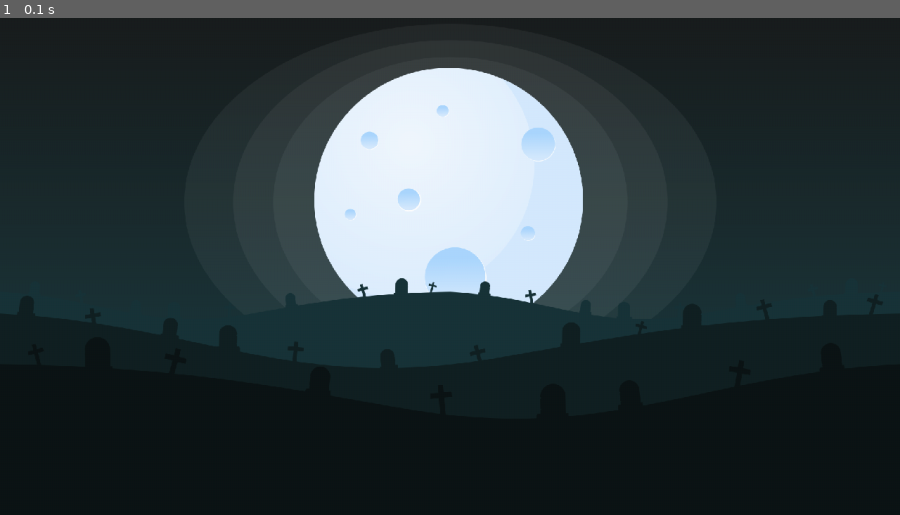
Above: before the commit, frame 1.
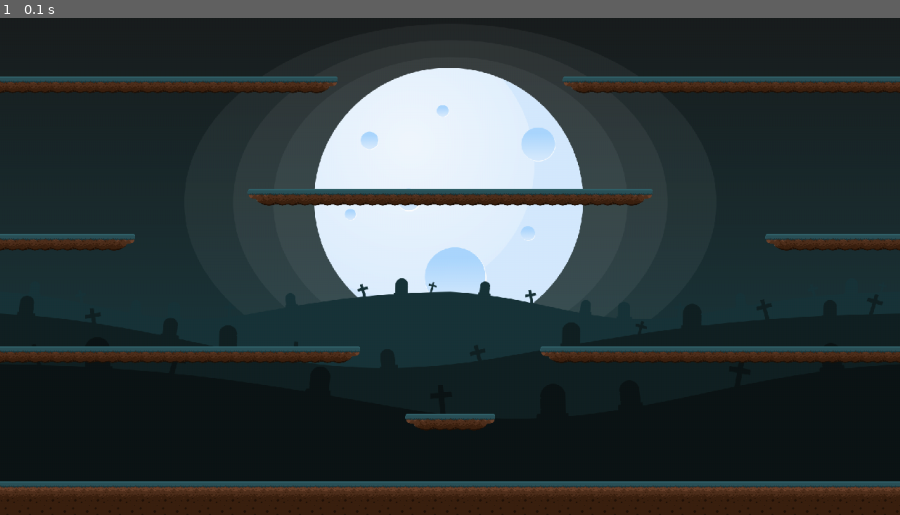
Above: after the commit, the same moment.

Repository: JesusCRIS90/PyGame_Ex
Game: pygame game, started from Zombie Game/ZombieGame.py
Two runs of this game, one before a commit and one after it. Both use one fixed random seed, a clock stepped at 60 frames per second and the inputs below.
Inputs:
- Up to frame 1 (0.1 s): no input

The runs differ from the first frame. In frame 1, 14% of the frame differs, in the area x 0-100%, y 11-100%.

Commit message:
[MOD] Zombie Game v0.1

Diff:
--- /dev/null
+++ b/Zombie Game/Assets/levels/level_1.json
@@ -0,0 +1,27 @@
+{
+    "level":[
+        [0, 0, 0, 0, 0, 0, 0, 0, 0, 0, 0, 0, 0, 0, 0, 0, 0, 0, 0, 0, 0, 0, 0, 0, 0, 0, 0, 0, 0, 0, 0, 0, 0, 0, 0, 0, 0, 0, 0, 0],
+        [0, 0, 0, 0, 0, 0, 0, 0, 0, 0, 0, 0, 0, 0, 0, 0, 0, 0, 0, 0, 0, 0, 0, 0, 0, 0, 0, 0, 0, 0, 0, 0, 0, 0, 0, 0, 0, 0, 0, 0],
+        [7, 0, 0, 0, 0, 0, 0, 0, 0, 0, 0, 0, 0, 0, 0, 0, 0, 0, 0, 0, 0, 0, 0, 0, 0, 0, 0, 0, 0, 0, 0, 0, 0, 0, 0, 0, 0, 0, 8, 0],
+        [4, 4, 4, 4, 4, 4, 4, 4, 4, 4, 4, 4, 4, 4, 5, 0, 0, 0, 0, 6, 0, 0, 0, 0, 0, 3, 4, 4, 4, 4, 4, 4, 4, 4, 4, 4, 4, 4, 4, 4],
+        [0, 0, 0, 0, 0, 0, 0, 0, 0, 0, 0, 0, 0, 0, 0, 0, 0, 0, 0, 0, 0, 0, 0, 0, 0, 0, 0, 0, 0, 0, 0, 0, 0, 0, 0, 0, 0, 0, 0, 0],
+        [0, 0, 0, 0, 0, 0, 0, 0, 0, 0, 0, 0, 0, 0, 0, 0, 0, 0, 0, 0, 0, 0, 0, 0, 0, 0, 0, 0, 0, 0, 0, 0, 0, 0, 0, 0, 0, 0, 0, 0],
+        [0, 0, 0, 0, 0, 0, 0, 0, 0, 0, 0, 0, 0, 0, 0, 0, 0, 0, 0, 0, 0, 0, 0, 0, 0, 0, 0, 0, 0, 0, 0, 0, 0, 0, 0, 0, 0, 0, 0, 0],
+        [0, 0, 0, 0, 0, 0, 0, 0, 0, 0, 0, 0, 0, 0, 0, 0, 0, 0, 0, 0, 0, 0, 0, 0, 0, 0, 0, 0, 0, 0, 0, 0, 0, 0, 0, 0, 0, 0, 0, 0],
+        [0, 0, 0, 0, 0, 0, 0, 0, 0, 0, 0, 3, 4, 4, 4, 4, 4, 4, 4, 4, 4, 4, 4, 4, 4, 4, 4, 4, 5, 0, 0, 0, 0, 0, 0, 0, 0, 0, 0, 0],
+        [0, 0, 0, 0, 0, 0, 0, 0, 0, 0, 0, 0, 0, 0, 0, 0, 0, 0, 0, 0, 0, 0, 0, 0, 0, 0, 0, 0, 0, 0, 0, 0, 0, 0, 0, 0, 0, 0, 0, 0],
+        [4, 4, 4, 4, 4, 5, 0, 0, 0, 0, 0, 0, 0, 0, 0, 0, 0, 0, 0, 0, 0, 0, 0, 0, 0, 0, 0, 0, 0, 0, 0, 0, 0, 0, 3, 4, 4, 4, 4, 4],
+        [0, 0, 0, 0, 0, 0, 0, 0, 0, 0, 0, 0, 0, 0, 0, 0, 0, 0, 0, 0, 0, 0, 0, 0, 0, 0, 0, 0, 0, 0, 0, 0, 0, 0, 0, 0, 0, 0, 0, 0],
+        [0, 0, 0, 0, 0, 0, 0, 0, 0, 0, 0, 0, 0, 0, 0, 0, 0, 0, 0, 0, 0, 0, 0, 0, 0, 0, 0, 0, 0, 0, 0, 0, 0, 0, 0, 0, 0, 0, 0, 0],
+        [0, 0, 0, 0, 0, 0, 0, 0, 0, 0, 0, 0, 0, 0, 0, 0, 0, 0, 0, 0, 0, 0, 0, 0, 0, 0, 0, 0, 0, 0, 0, 0, 0, 0, 0, 0, 0, 0, 0, 0],
+        [0, 0, 0, 0, 0, 0, 0, 0, 0, 0, 0, 0, 0, 0, 0, 0, 0, 0, 0, 0, 0, 0, 0, 0, 0, 0, 0, 0, 0, 0, 0, 0, 0, 0, 0, 0, 0, 0, 0, 0],
+        [4, 4, 4, 4, 4, 4, 4, 4, 4, 4, 4, 4, 4, 4, 4, 5, 0, 0, 0, 0, 0, 0, 0, 0, 3, 4, 4, 4, 4, 4, 4, 4, 4, 4, 4, 4, 4, 4, 4, 4],
+        [0, 0, 0, 0, 0, 0, 0, 0, 0, 0, 0, 0, 0, 0, 0, 0, 0, 0, 0, 0, 0, 0, 0, 0, 0, 0, 0, 0, 0, 0, 0, 0, 0, 0, 0, 0, 0, 0, 0, 0],
+        [0, 0, 0, 0, 0, 0, 0, 0, 0, 0, 0, 0, 0, 0, 0, 0, 0, 0, 0, 0, 9, 0, 0, 0, 0, 0, 0, 0, 0, 0, 0, 0, 0, 0, 0, 0, 0, 0, 0, 0],
+        [0, 0, 0, 0, 0, 0, 0, 0, 0, 0, 0, 0, 0, 0, 0, 0, 0, 0, 3, 4, 4, 5, 0, 0, 0, 0, 0, 0, 0, 0, 0, 0, 0, 0, 0, 0, 0, 0, 0, 0],
+        [0, 0, 0, 0, 0, 0, 0, 0, 0, 0, 0, 0, 0, 0, 0, 0, 0, 0, 0, 0, 0, 0, 0, 0, 0, 0, 0, 0, 0, 0, 0, 0, 0, 0, 0, 0, 0, 0, 0, 0],
+        [8, 0, 0, 0, 0, 0, 0, 0, 0, 0, 0, 0, 0, 0, 0, 0, 0, 0, 0, 0, 0, 0, 0, 0, 0, 0, 0, 0, 0, 0, 0, 0, 0, 0, 0, 0, 0, 0, 7, 0],
+        [2, 2, 2, 2, 2, 2, 2, 2, 2, 2, 2, 2, 2, 2, 2, 2, 2, 2, 2, 2, 2, 2, 2, 2, 2, 2, 2, 2, 2, 2, 2, 2, 2, 2, 2, 2, 2, 2, 2, 2],
+        [1, 1, 1, 1, 1, 1, 1, 1, 1, 1, 1, 1, 1, 1, 1, 1, 1, 1, 1, 1, 1, 1, 1, 1, 1, 1, 1, 1, 1, 1, 1, 1, 1, 1, 1, 1, 1, 1, 1, 1]
+    ]
+}
--- a/Zombie Game/ImageRegister.py
+++ b/Zombie Game/ImageRegister.py
@@ -173,11 +173,11 @@
 
     def _Load_Levels_Sprites_( self ):
 
-        # self.Sprite_Dictionary.update( { Levels_Sprites_Types.DIRT_PLATFORM: pygame.transform.scale(pygame.image.load("Asset/images/tiles/Tile (1).png"), (32,32)) } )
-        # self.Sprite_Dictionary.update( { Levels_Sprites_Types.LITTLE_CENTRAL_PLATFORM: pygame.transform.scale(pygame.image.load("Asset/images/tiles/Tile (4).png"), (32,32)) } )
-        # self.Sprite_Dictionary.update( { Levels_Sprites_Types.BIG_CENTRAL_PLATFORM: pygame.transform.scale(pygame.image.load("Asset/images/tiles/Tile (2).png"), (32,32)) } )
-        # self.Sprite_Dictionary.update( { Levels_Sprites_Types.LEFT_PLATFORM: pygame.transform.scale(pygame.image.load("Asset/images/tiles/Tile (3).png"), (32,32)) } )
-        # self.Sprite_Dictionary.update( { Levels_Sprites_Types.RIGTH_PLATFORM: pygame.transform.scale(pygame.image.load("Asset/images/tiles/Tile (5).png"), (32,32)) } )
+        self.Sprite_Dictionary.update( { Levels_Sprites_Types.DIRT_PLATFORM: pygame.transform.scale(pygame.image.load("Assets/images/tiles/Tile (1).png"), (32,32)) } )
+        self.Sprite_Dictionary.update( { Levels_Sprites_Types.LITTLE_CENTRAL_PLATFORM: pygame.transform.scale(pygame.image.load("Assets/images/tiles/Tile (4).png"), (32,32)) } )
+        self.Sprite_Dictionary.update( { Levels_Sprites_Types.BIG_CENTRAL_PLATFORM: pygame.transform.scale(pygame.image.load("Assets/images/tiles/Tile (2).png"), (32,32)) } )
+        self.Sprite_Dictionary.update( { Levels_Sprites_Types.LEFT_PLATFORM: pygame.transform.scale(pygame.image.load("Assets/images/tiles/Tile (3).png"), (32,32)) } )
+        self.Sprite_Dictionary.update( { Levels_Sprites_Types.RIGTH_PLATFORM: pygame.transform.scale(pygame.image.load("Assets/images/tiles/Tile (5).png"), (32,32)) } )
         self.Sprite_Dictionary.update( { Levels_Sprites_Types.BACKGROUND_IMAGE: pygame.transform.scale(pygame.image.load("Assets/images/background.png"), (STF.WINDOW_WIDTH, STF.WINDOW_HEIGHT) ) } )
 
         pass
--- /dev/null
+++ b/Zombie Game/LevelMaker.py
@@ -0,0 +1,106 @@
+"""
+Created on Sat Feb 19 12:52:55 2022
+
+In this file we make the definition of all Setting for the game
+
+@author: jesus
+"""
+
+import json
+import pygame
+from pygame.sprite import Group
+
+import ImageRegister as IR
+
+class Tile(pygame.sprite.Sprite):
+    """A class to represent a 32x32 pixel area in our display"""
+
+    def __init__(self, x, y, image_number, imag_reg:IR.ImageRegister ,all_tiles_group:Group, platform_group = None ):
+        """Initialize the tile"""
+        super().__init__()
+        #Load in the correct image and add it to the correct sub group
+        #Dirt tiles
+        if image_number == 1:
+            self.image = pygame.transform.scale( imag_reg.GetSprite( IR.Levels_Sprites_Types.DIRT_PLATFORM ) , (32,32) )
+        #Platform tiles
+        elif image_number == 2:
+            self.image = pygame.transform.scale( imag_reg.GetSprite( IR.Levels_Sprites_Types.BIG_CENTRAL_PLATFORM ), (32,32))
+            platform_group.add(self)
+        elif image_number == 3:
+            self.image = pygame.transform.scale( imag_reg.GetSprite( IR.Levels_Sprites_Types.LEFT_PLATFORM ), (32,32))
+            platform_group.add(self)
+        elif image_number == 4:
+            self.image = pygame.transform.scale( imag_reg.GetSprite( IR.Levels_Sprites_Types.LITTLE_CENTRAL_PLATFORM ) , (32,32))
+            platform_group.add(self)
+        elif image_number == 5:
+            self.image = pygame.transform.scale( imag_reg.GetSprite( IR.Levels_Sprites_Types.RIGTH_PLATFORM ), (32,32))
+            platform_group.add(self)
+
+        #Add every tile to the main group
+        all_tiles_group.add(self)
+
+        #Get the rect of the image and position within the grid
+        self.rect = self.image.get_rect()
+        self.rect.topleft = (x, y)
+
+        #Create a mask for better player collisions
+        # self.mask = pygame.mask.from_surface(self.image)
+
+
+
+class LevelMaker():
+    """A class to build a level from a json file"""
+
+    def __init__( self, path_lvl:str, all_tiles_group:Group, platforms_group:Group, imag_reg:IR.ImageRegister ):
+        self.level_map = self._load_level_map_( path_lvl )
+        self.isMapBuilded = False
+        if self.level_map != None:
+            self._Build_Map_(self.level_map, all_tiles_group, platforms_group, imag_reg)
+
+
+    def _load_level_map_( self, path_lvl:str ):
+        try:
+            f = open( path_lvl )
+            level = json.load( f )
+            f.close()
+            return level["level"]
+        except:
+            return None
+
+    def _Build_Map_( self, tile_map:list, all_tiles_group:Group, platforms_group:Group, imag_reg:IR.ImageRegister ):
+
+        for y in range( len( tile_map ) ):
+        #Loop through the 40 elements in a given list (cols) (j moves us across the map)
+            for x in range( len( tile_map[ y ] ) ):
+
+                #Dirt tiles
+                if tile_map[ y ][ x ] == 1:
+                    Tile(x*32, y*32, 1, imag_reg, all_tiles_group )
+
+                #Platform tiles
+                elif tile_map[ y ][ x ] == 2:
+                    Tile(x*32, y*32, 2, imag_reg, all_tiles_group, platforms_group )
+                elif tile_map[ y ][ x ] == 3:
+                    Tile(x*32, y*32, 3, imag_reg, all_tiles_group, platforms_group )
+                elif tile_map[ y ][ x ] == 4:
+                    Tile(x*32, y*32, 4, imag_reg, all_tiles_group, platforms_group )
+                elif tile_map[ y ][ x ] == 5:
+                    Tile(x*32, y*32, 5, imag_reg, all_tiles_group, platforms_group )
+
+                # #Ruby Maker
+                # elif tile_map[i][j] == 6:
+                #     RubyMaker(j*32, i*32, my_main_tile_group)
+                # #Portals
+                # elif tile_map[i][j] == 7:
+                #     Portal(j*32, i*32, "green", my_portal_group)
+                # elif tile_map[i][j] == 8:
+                #     Portal(j*32, i*32, "purple", my_portal_group)
+                # #Player
+                # elif tile_map[i][j] == 9:
+                #     my_player = Player(j*32 - 32, i*32 + 32, my_platform_group, my_portal_group, my_bullet_group)
+                #     my_player_group.add(my_player)
+
+        self.isMapBuilded = True
+
+    def IsMapBuilded( self ):
+        return self.isMapBuilded
--- a/Zombie Game/SettingFile.py
+++ b/Zombie Game/SettingFile.py
@@ -27,6 +27,9 @@
 CYAN        = ( 0, 255, 255 )
 MAGENTA     = ( 255, 0, 255 )
 
+# Level File
+PATH_LEVEL_JSON = "Assets/levels/level_1.json"
+
 
 # Setting Font
 FONT_NAME = "Assets/Facon.ttf"
--- a/Zombie Game/ZombieGame.py
+++ b/Zombie Game/ZombieGame.py
@@ -10,6 +10,8 @@
 import Game as SKG
 import SettingFile as STF
 import ImageRegister as IR
+import LevelMaker
+# import json
 
 
 # background_rect = background_image.get_rect()
@@ -21,10 +23,23 @@
         # Calling the init method from Base Class
         super().__init__()
 
+        # Main Sprites groups for Game
+        self.platforms_group    = pygame.sprite.Group()
+        self.all_tiles_group    = pygame.sprite.Group()
+        self.player_gruop       = pygame.sprite.Group()
+        self.enemies_group      = pygame.sprite.Group()
+        self.portals_group      = pygame.sprite.Group()
+        self.rubi_groups        = pygame.sprite.Group()
+        self.bullet_group       = pygame.sprite.Group()
+
+        # Dictionary with Images
         self.sprite_dictionary = IR.ImageRegister()
 
         self.background_rect = self.sprite_dictionary.GetSprite( IR.Levels_Sprites_Types.BACKGROUND_IMAGE ).get_rect()
         self.background_rect.topleft = ( 0, 0 )
+
+        level_builder = LevelMaker.LevelMaker(STF.PATH_LEVEL_JSON, self.all_tiles_group, self.platforms_group, self.sprite_dictionary )
+        self.isMapBult = level_builder.IsMapBuilded()
 
     def __UpdateGameState__( self ):
         """
@@ -35,14 +50,18 @@
         # Fill the display surface to cover old images
         self.display_surface.blit( self.sprite_dictionary.GetSprite( IR.Levels_Sprites_Types.BACKGROUND_IMAGE ), self.background_rect )
 
+        #Draw tiles and update ruby maker
+        self.all_tiles_group.update()
+        self.all_tiles_group.draw( self.display_surface )
 
         # Update Clock Game
         pygame.display.update()
         self.clockGame.tick( STF.FPS )
 
-        pass
-
 
 my_game = ZombieGame(); my_game.RunGame()
 
-# a = pygame.transform.scale(pygame.image.load("Assets/images/background.png"), (STF.WINDOW_WIDTH, STF.WINDOW_HEIGHT) )
+# f = open( STF.PATH_LEVEL_JSON )
+# level = json.load( f )
+# level = level["level"]
+# f.close()
